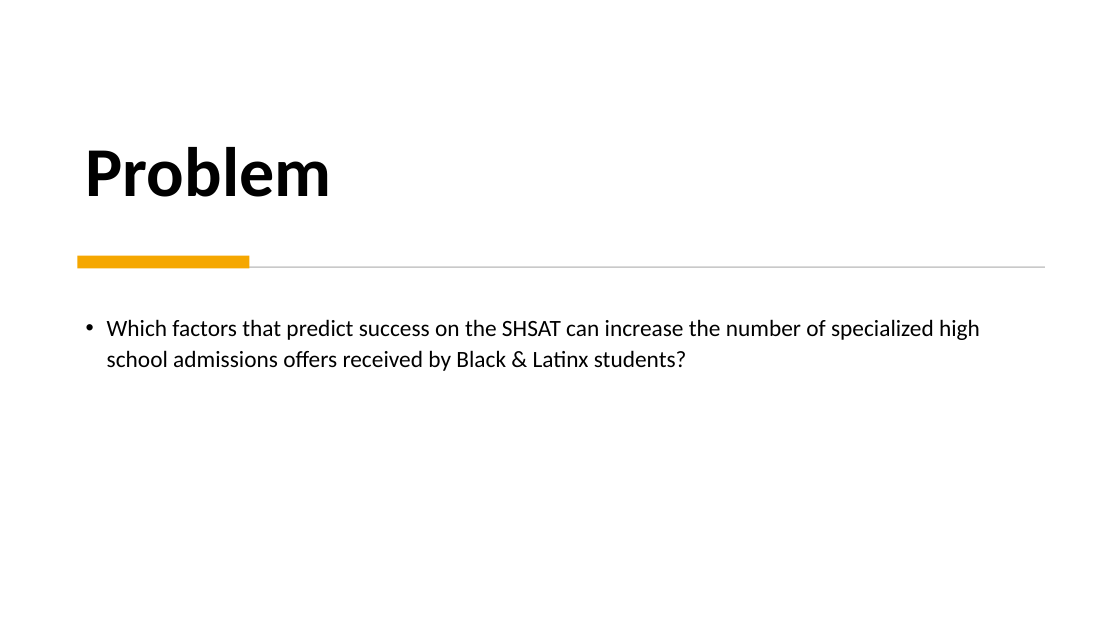
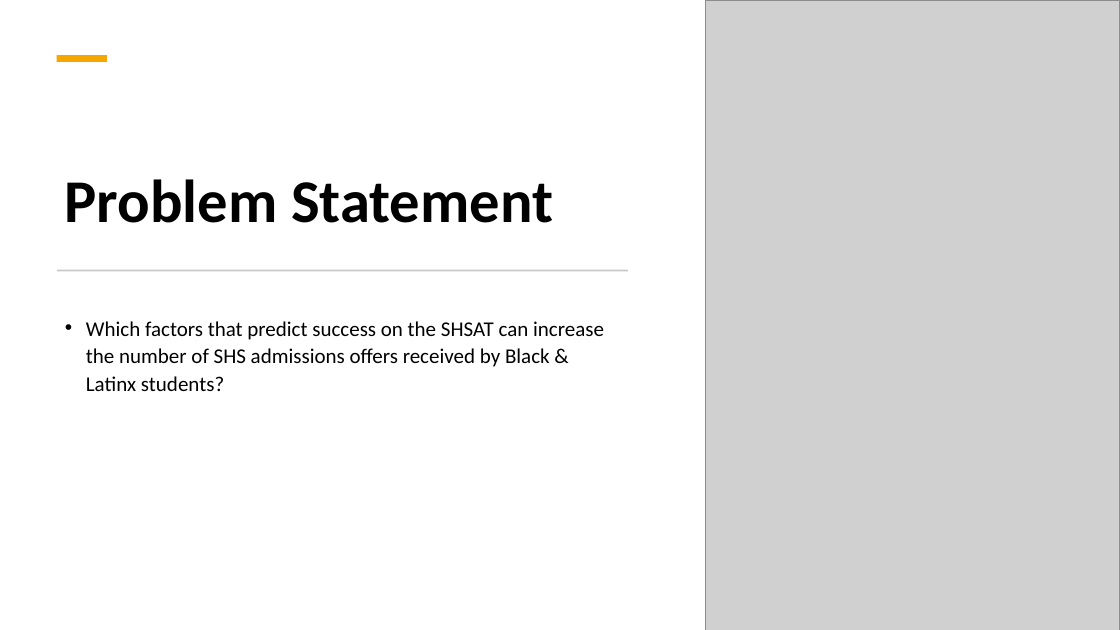
Before and after one commit to dj-m/CapstoneTwo, a slide deck: slide 3 of reports/submission/Capstone_Final_Presentation.pptx. Drawn at 1120x630 pixels with LibreOffice and Linux fonts; fonts in the diff are those of the drawing; grey boxes stand for pictures. Boxes give left, top, right and bottom in pixels: in the first picture for what was removed or moved away, otherwise in the second. Text is boxed around its words. In the diff, an @@ line names an element or a change of style, - is before the commit and + after.

```diff
--- a/reports/submission/Capstone_Final_Presentation.pptx
+++ b/reports/submission/Capstone_Final_Presentation.pptx
@@ picture added at bbox=[706, 0, 1120, 630] @@
@@ rectangle added at bbox=[56, 55, 107, 62], fill #F5A700 @@
@@ title at bbox=[65, 179, 553, 223]: text changed; size 60 to 52 pt @@
-Problem
+Problem Statement
@@ rectangle removed at bbox=[77, 255, 250, 268] @@
@@ rectangle: place and size @@
-rectangle at bbox=[80, 266, 1045, 268]
+rectangle at bbox=[57, 270, 628, 271]
@@ text at bbox=[86, 321, 604, 391]: text changed; size 20 to 18 pt @@
-• Which factors that predict success on the SHSAT can increase the number of specialized high school admissions offers received by Black & Latinx students?
+• Which factors that predict success on the SHSAT can increase the number of SHS admissions offers received by Black & Latinx students?
```
Also in this commit, not shown: 15 other slides changed, 5 slides added, 1 slide removed.
